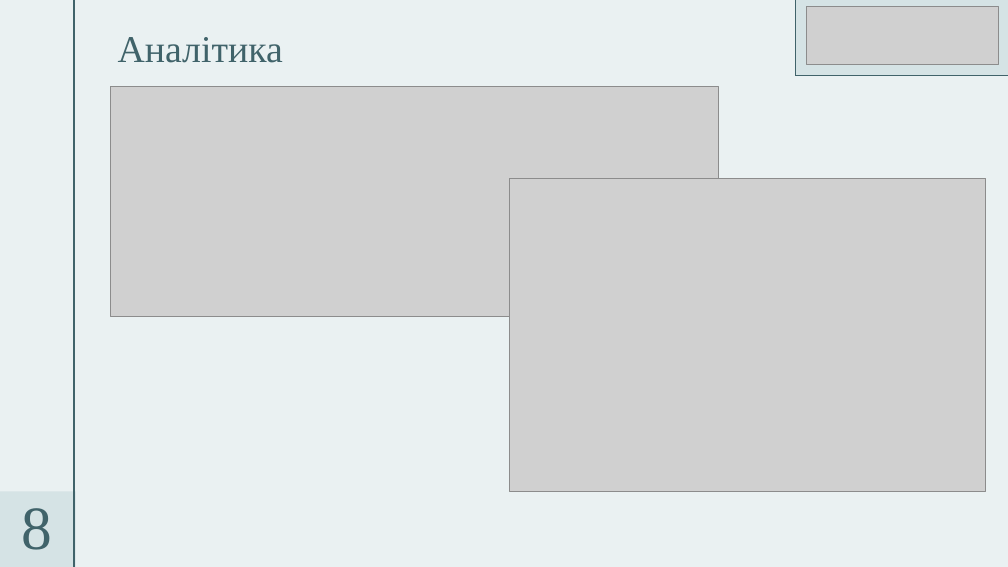
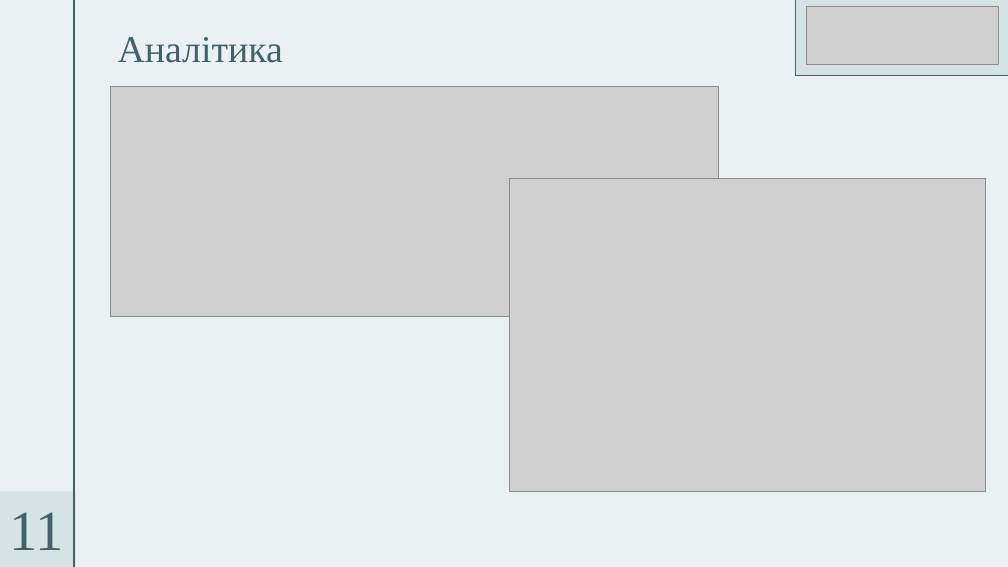
Before and after one commit to Maksim-Deshkov/vinyl-crm-diploma, a slide deck: slide 11 of Презентація Диплом.pptx (slide 8 before the commit). Drawn at 1008x567 pixels with LibreOffice and Linux fonts; fonts in the diff are those of the drawing; grey boxes stand for pictures. Boxes give left, top, right and bottom in pixels: in the first picture for what was removed or moved away, otherwise in the second. Text is boxed around its words. In the diff, an @@ line names an element or a change of style, - is before the commit and + after.

```diff
--- a/Презентація Диплом.pptx
+++ b/Презентація Диплом.pptx
@@ text at [10, 512, 65, 550]: text changed; size 58.5 to 54 pt @@
-8
+11
```
Also in this commit, not shown: 11 other slides changed, 3 slides added, 1 other file.
